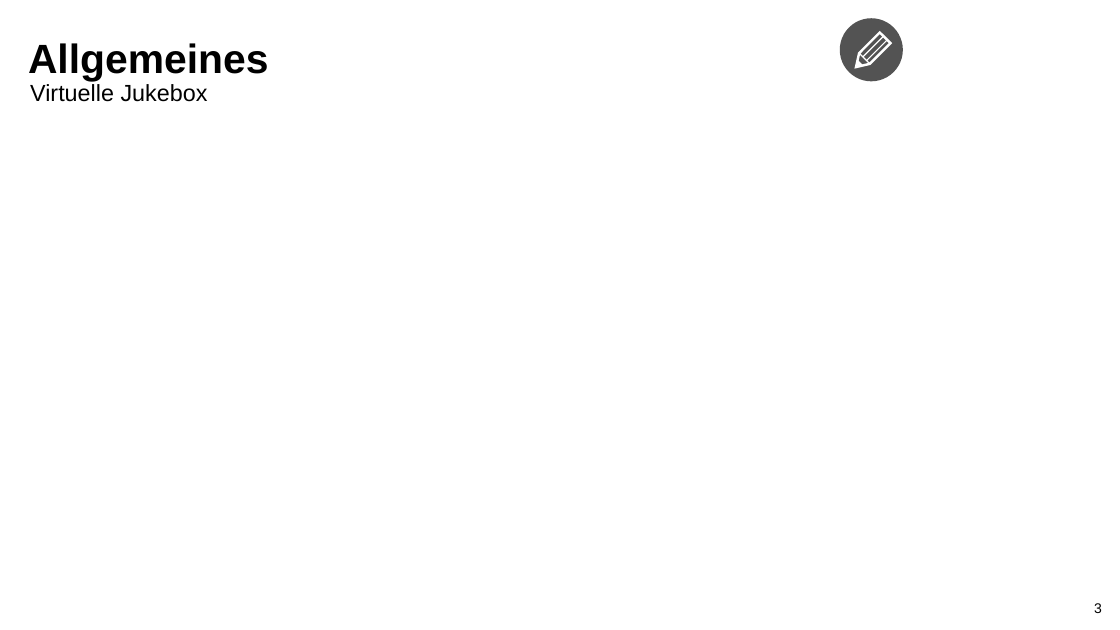
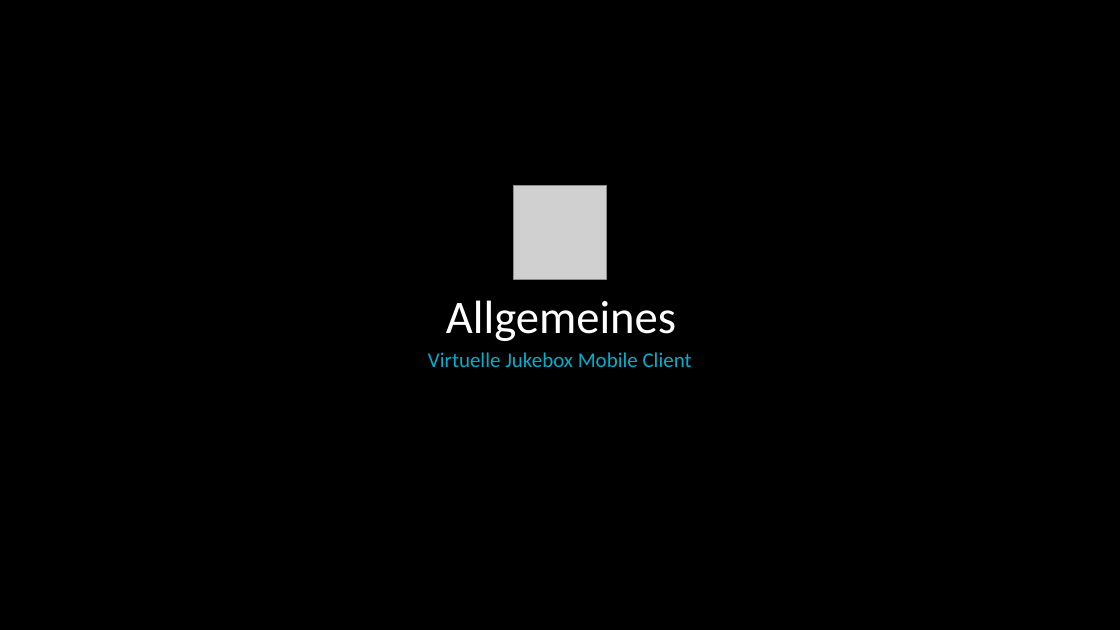
Before and after one commit to pagdot/Jukebox-App, a slide deck: slide 3 of doc/Präsentation.pptx. Drawn at 1120x630 pixels with LibreOffice and Linux fonts; fonts in the diff are those of the drawing; grey boxes stand for pictures; background and template pictures are left out. Boxes give left, top, right and bottom in pixels: in the first picture for what was removed or moved away, otherwise in the second. Text is boxed around its words. In the diff, an @@ line names an element or a change of style, - is before the commit and + after.

Commit message:
2019-12-18 +Update: Operation Manual +Update: Presentation
+Update: Operation Manual: Made new images of changed ui and also changed operation manual description.
+Update: Presentation: Updated current presentation with new design.

```diff
--- a/doc/Präsentation.pptx
+++ b/doc/Präsentation.pptx
@@ background #FFFFFF to picture (left out) @@
@@ ellipse removed at box(840, 18, 903, 82) @@
@@ freeform shape removed at box(854, 31, 892, 69) @@
@@ text removed at box(30, 84, 208, 102) @@
-Virtuelle Jukebox
@@ picture added at box(513, 186, 607, 279) @@
@@ text "Allgemeines": place and size @@
-text "Allgemeines" at box(28, 43, 268, 81)
+text "Allgemeines" at box(446, 300, 676, 341)
@@ text "Allgemeines" at box(446, 300, 676, 341): size 35 to 40 pt, font Arial to Calibri, text colour #000000 to #FFFFFF, bold off; alignment left to centre; line spacing 0.9 to 1 @@
@@ text added at box(428, 352, 692, 367), 18 pt, text #00AFCB @@
+Virtuelle Jukebox Mobile Client
@@ page number removed at box(1094, 603, 1102, 613) @@
-3
```
Also in this commit, not shown: 5 other slides changed, 11 slides added, 5 slides removed, 14 other files.
